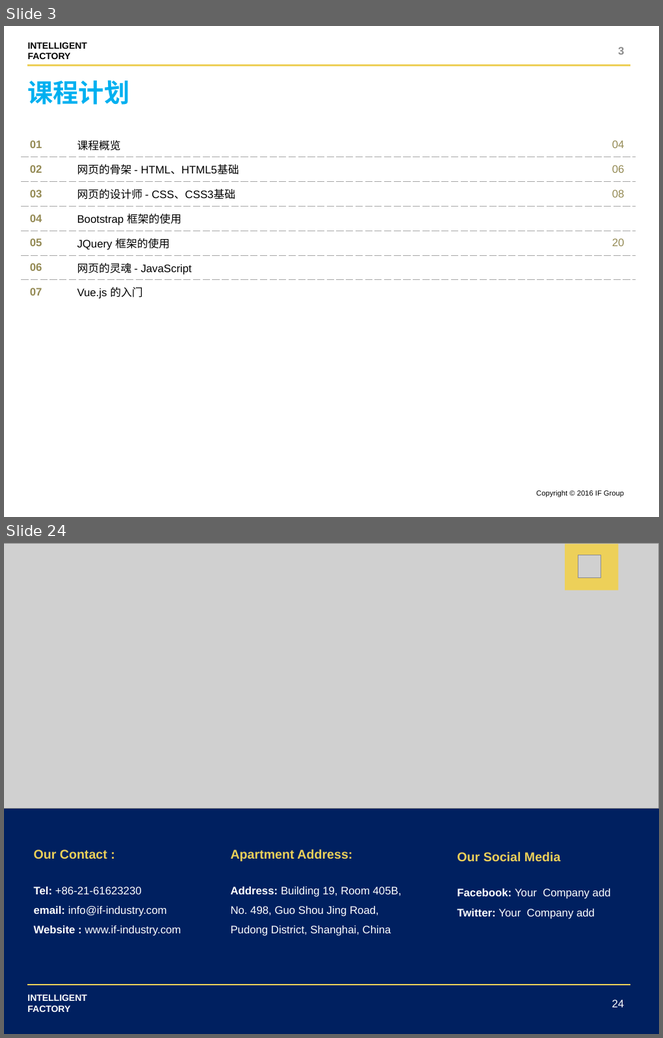
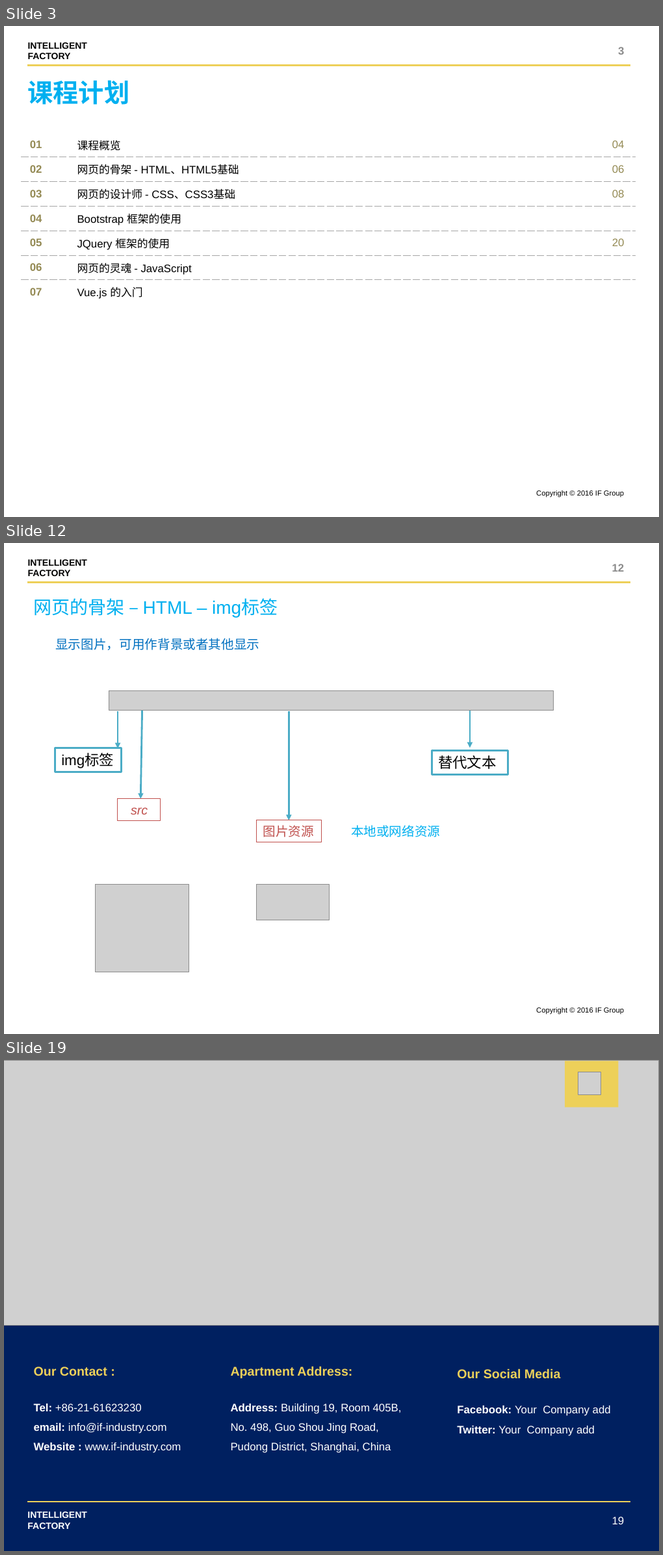
Before and after one commit to shentianyi/CompanyCource, a slide deck: CodeMonkey/cs05 UI前端/UI设计.pptx. Shown one above the other, each under a label of ours: slides 3 and 24 before the commit, slides 3, 12 and 19 after it; the slides between them are not shown. The pictures are 663x1038 and 663x1555 pixels, drawn with LibreOffice and Linux fonts; fonts in the diff are those of the drawing; grey boxes stand for pictures. Boxes give left, top, right and bottom in pixels: in the first picture for what was removed or moved away, otherwise in the second. Text is boxed around its words. In the diff, an @@ line names an element or a change of style, - is before the commit and + after.

Commit message:
html css

```diff
--- a/CodeMonkey/cs05 UI前端/UI设计.pptx
+++ b/CodeMonkey/cs05 UI前端/UI设计.pptx
@@ slide 12 added at [4,543,659,1034], background #FFFFFF; not listed: 3 template elements that a slide beside it also shows @@
@@ page number added at [612,564,625,572], 12 pt, text #8C8C8C, bold @@
+12
@@ text added at [34,598,278,617], 20 pt, text #00B0F0 @@
+网页的骨架 – HTML – img标签
@@ text added at [55,638,259,650], 14 pt, text #0070C0 @@
+显示图片，可用作背景或者其他显示
@@ picture added at [109,691,553,711] @@
@@ arrow added from (118, 711) to (118, 749), #4BACC6 2 pt @@
@@ arrow added from (142, 711) to (141, 799), #4BACC6 2 pt @@
@@ arrow added from (289, 711) to (289, 821), #4BACC6 2 pt @@
@@ arrow added from (470, 711) to (470, 748), #4BACC6 2 pt @@
@@ rectangle added at [55,748,121,772], fill #FFFFFF, outline #4BACC6 2 pt, 16 pt, text #000000 @@
+img标签
@@ rectangle added at [432,751,508,775], fill #FFFFFF, outline #4BACC6 2 pt, 16 pt, text #000000 @@
+替代文本
@@ rectangle added at [117,799,161,821], outline #C0504D 0.75 pt, 14 pt, text #C0504D, italic @@
+src
@@ rectangle added at [257,821,322,843], outline #C0504D 0.75 pt, 14 pt, text #C0504D @@
+图片资源
@@ text added at [351,825,440,837], 14 pt, text #00B0F0 @@
+本地或网络资源
@@ picture added at [96,885,189,972] @@
@@ picture added at [257,885,330,921] @@
@@ what was slide 24 is now slide 19 @@
@@ page number at [612,1517,625,1525]: text changed @@
-24
+19
```
Also in this commit, not shown: 4 slides changed, 10 other slides added, 16 slides removed, 1 other file.
